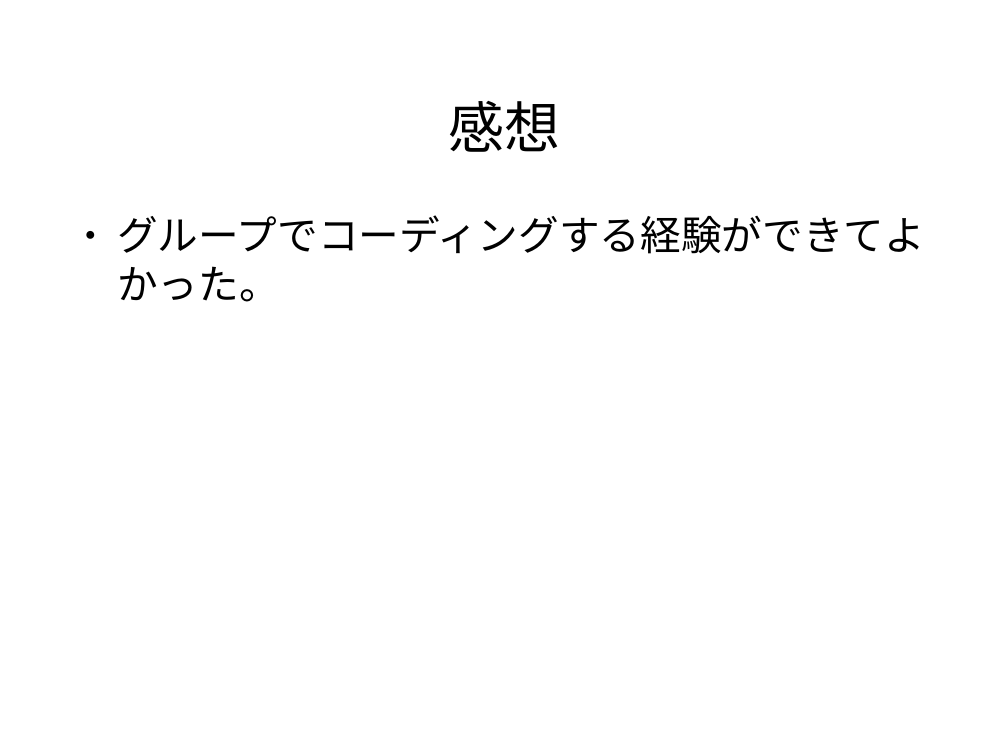
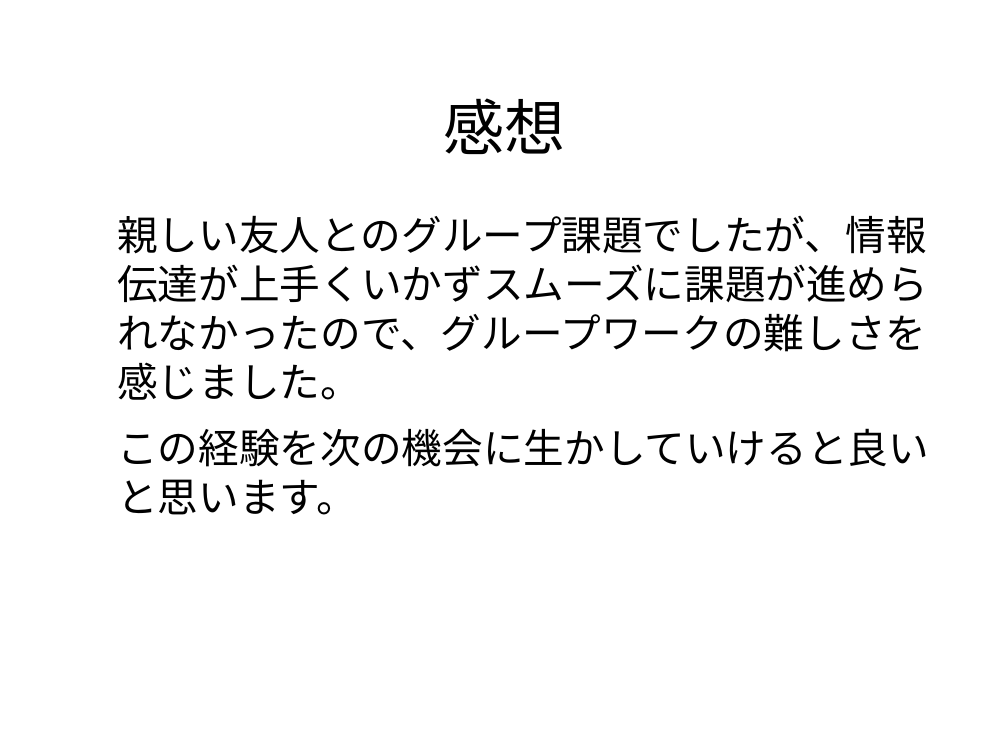
Before and after one commit to pamyupamyu/rep8, a slide deck: slide 23 of グループ1 発表スライド.odp (slide 24 before the commit). Drawn at 1008x756 pixels with LibreOffice and Linux fonts; fonts in the diff are those of the drawing; background and template pictures are left out. Boxes give left, top, right and bottom in pixels: in the first picture for what was removed or moved away, otherwise in the second. Text is boxed around its words. In the diff, an @@ line names an element or a change of style, - is before the commit and + after.

```diff
--- a/グループ1 発表スライド.odp
+++ b/グループ1 発表スライド.odp
@@ title "感想" at bbox=[443, 98, 565, 154]: size 44 to 48 pt @@
@@ text at bbox=[117, 215, 929, 515]: text changed @@
-● グループでコーディングする経験ができてよかった。
+親しい友人とのグループ課題でしたが、情報伝達が上手くいかずスムーズに課題が進められなかったので、グループワークの難しさを感じました。
+この経験を次の機会に生かしていけると良いと思います。
```
Also in this commit, not shown: 22 other slides changed, 1 slide removed.
